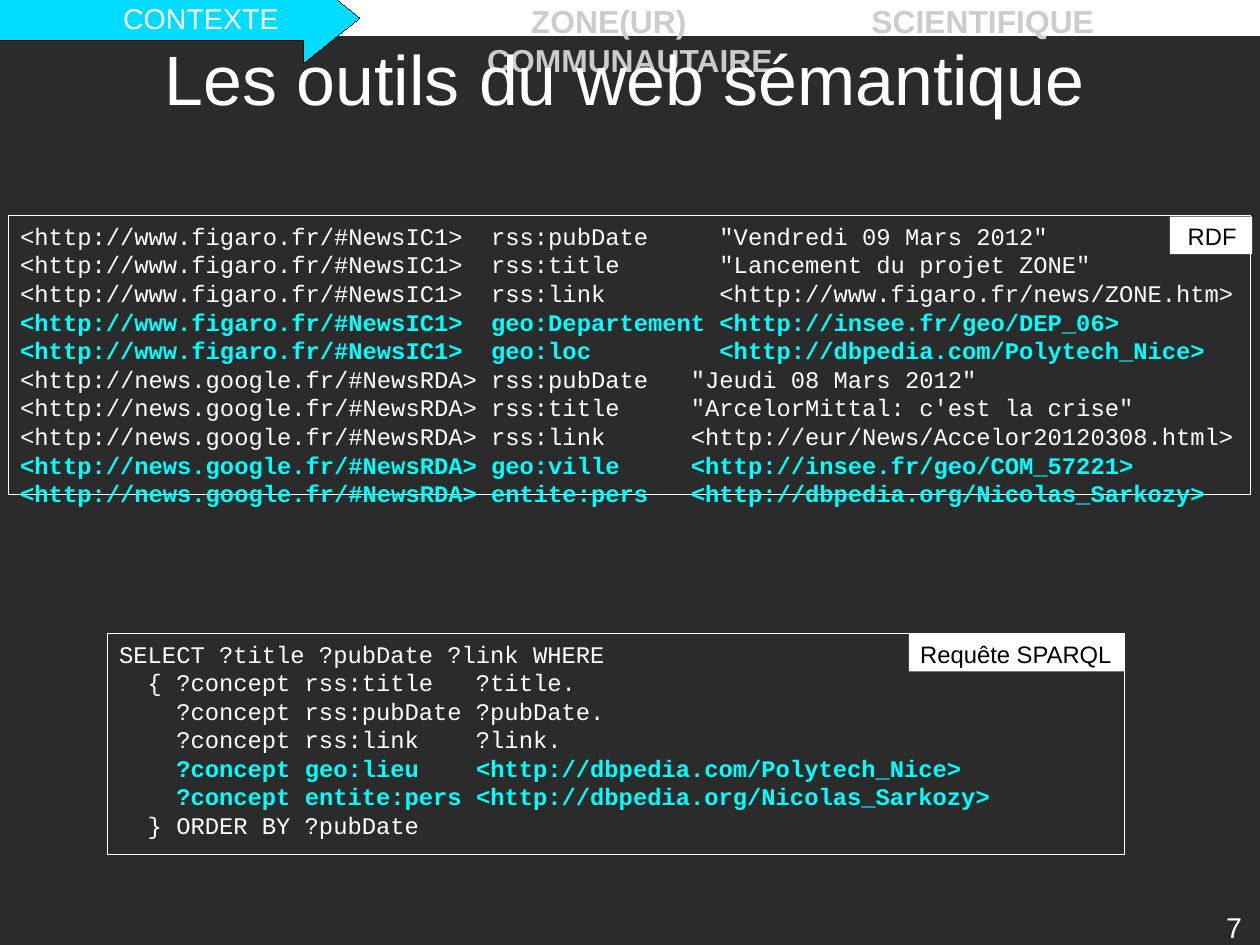
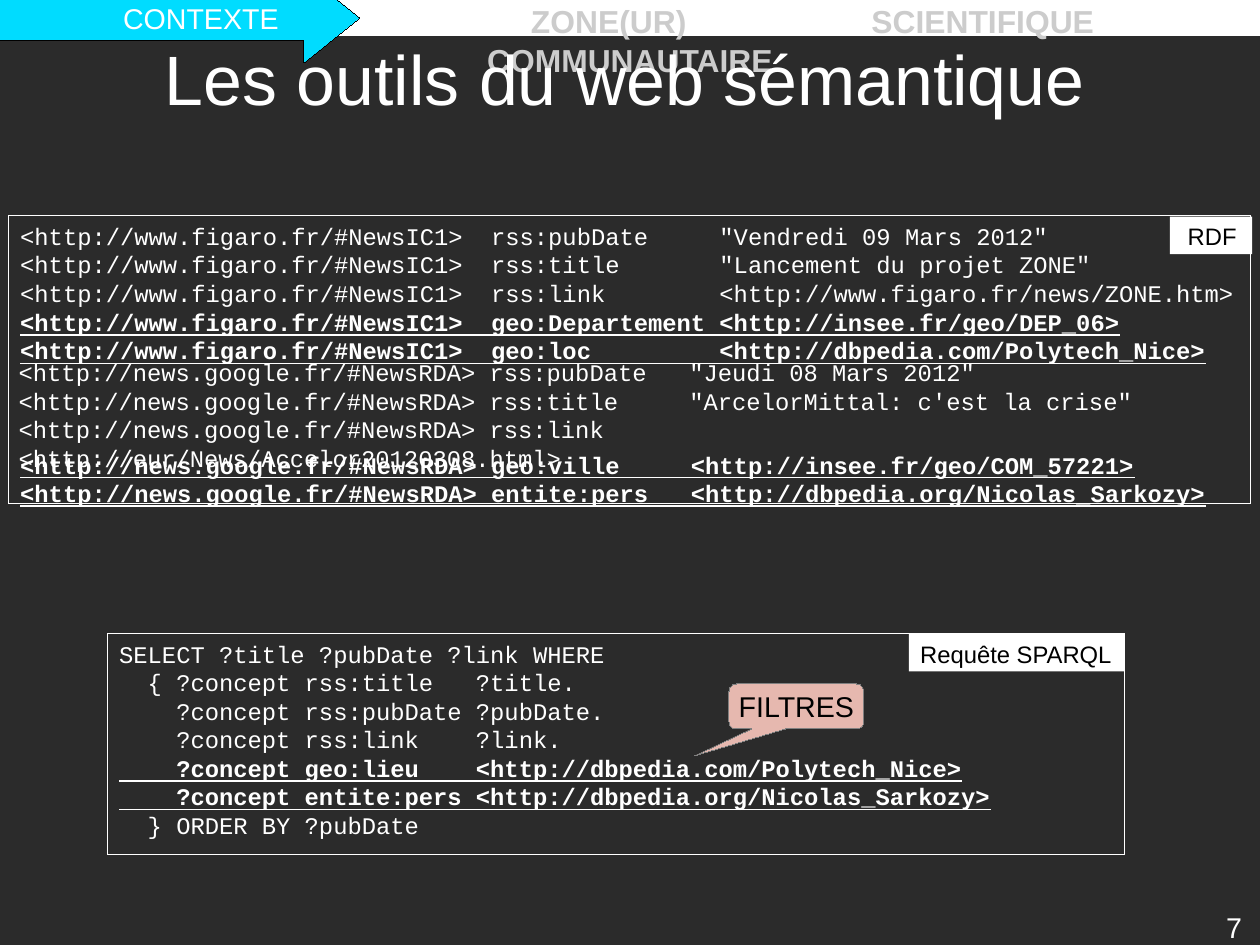
Before and after one commit to descl/ZONE, a slide deck: slide 7 of Rapport/presentation.odp. Drawn at 1260x945 pixels with LibreOffice and Linux fonts; fonts in the diff are those of the drawing; background and template pictures are left out; a plain dark background stands for a picture behind light text. Boxes give left, top, right and bottom in pixels: in the first picture for what was removed or moved away, otherwise in the second. Text is boxed around its words. In the diff, an @@ line names an element or a change of style, - is before the commit and + after.

```diff
--- a/Rapport/presentation.odp
+++ b/Rapport/presentation.odp
@@ rectangle "<http://www.figaro.fr/#NewsIC1> rss:pubDate "Vendredi 09 Mar ...": place and size @@
-rectangle "<http://www.figaro.fr/#NewsIC1> rss:pubDate "Vendredi 09 Mar ..." at box(9, 216, 1252, 495)
+rectangle "<http://www.figaro.fr/#NewsIC1> rss:pubDate "Vendredi 09 Mar ..." at box(9, 216, 1252, 504)
@@ text in rectangle at box(20, 313, 1205, 507): text colour #00FFFF to #FFFFFF, underline on in "<http://www.figaro.fr/#NewsIC1> geo:Departement <http://inse ...", "<http://www.figaro.fr/#NewsIC1> geo:loc <http://dbpedia.com/ ...", "<http://news.google.fr/#NewsRDA> geo:ville <http://insee.fr/ ...", "<http://news.google.fr/#NewsRDA> entite:pers <http://dbpedia ..." @@
@@ text added at box(19, 364, 1132, 474), 15 pt, text #FFFFFF @@
+<http://news.google.fr/#NewsRDA> rss:pubDate "Jeudi 08 Mars 2012"
+<http://news.google.fr/#NewsRDA> rss:title "ArcelorMittal: c'est la crise"
+<http://news.google.fr/#NewsRDA> rss:link <http://eur/News/Accelor20120308.html>
@@ text in rectangle at box(20, 370, 1233, 450): paragraphs removed @@
-<http://news.google.fr/#NewsRDA> rss:pubDate "Jeudi 08 Mars 2012"
-<http://news.google.fr/#NewsRDA> rss:title "ArcelorMittal: c'est la crise"
-<http://news.google.fr/#NewsRDA> rss:link <http://eur/News/Accelor20120308.html>
@@ rounded speech box added at box(729, 684, 864, 728), fill #E6B8AF, outline #808080 0 pt, 18 pt, text #000000 @@
+FILTRES
@@ text in rectangle at box(176, 760, 990, 810): text colour #00FFFF to #FFFFFF, underline on in "?concept geo:lieu <http://dbpedia.com/Polytech_Nice>", "?concept entite:pers <http://dbpedia.org/Nicolas_Sarkozy>" @@
```
Also in this commit, not shown: 17 other slides changed, 2 slides added, 3 slides removed, 4 other files.
